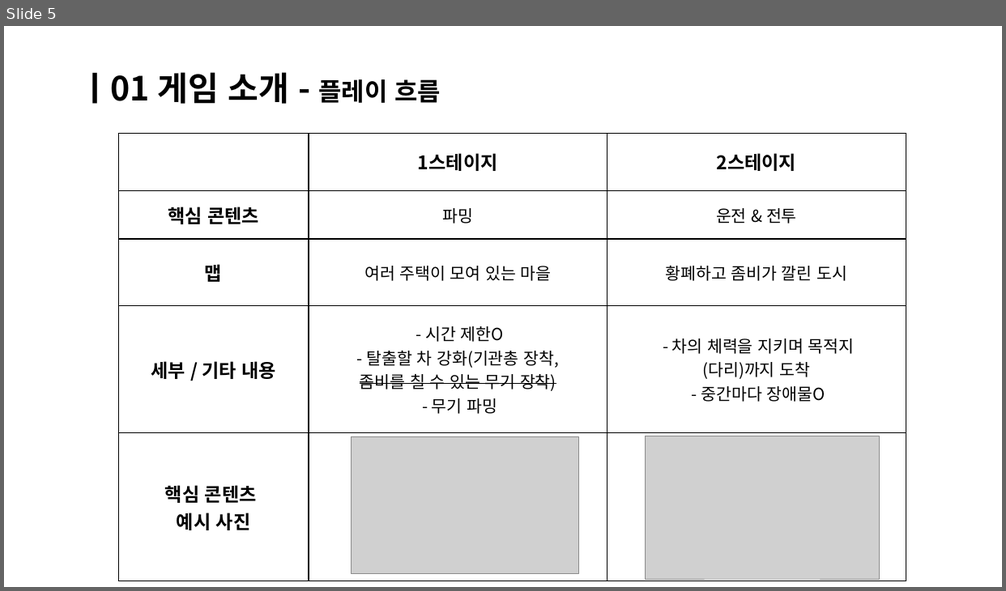
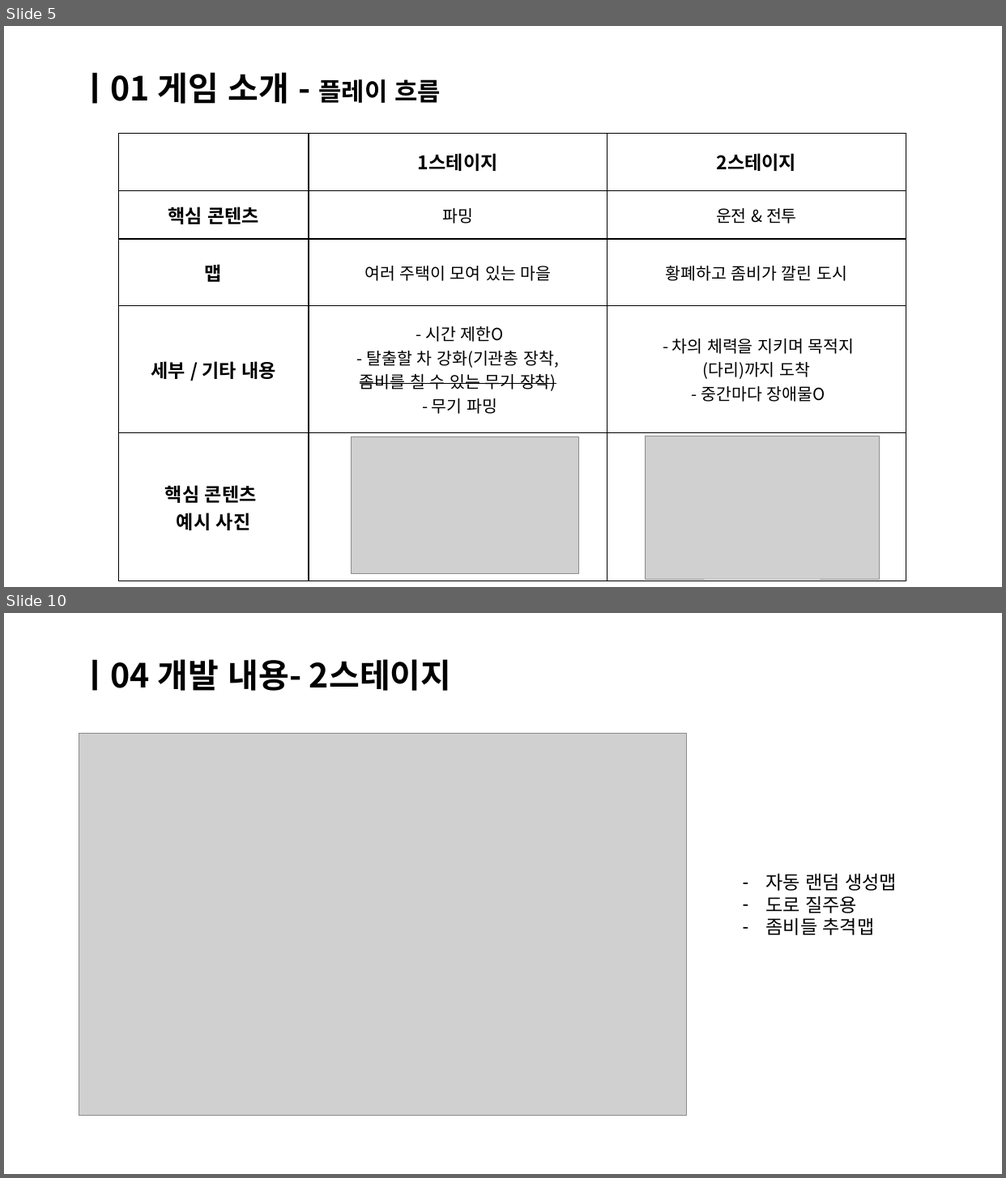
Before and after one commit to Bae-JuHwan/Meeting_Minutes, a slide deck: 제출용/감염_죽음의 도시_중간발표.pptx. Shown one above the other, each under a label of ours: slide 5 before the commit, slides 5 and 10 after it; the slides between them are not shown. The pictures are 1006x591 and 1006x1178 pixels, drawn with LibreOffice and Linux fonts; fonts in the diff are those of the drawing; grey boxes stand for pictures. Boxes give left, top, right and bottom in pixels: in the first picture for what was removed or moved away, otherwise in the second. Text is boxed around its words. In the diff, an @@ line names an element or a change of style, - is before the commit and + after.

Commit message:
서버 내용 추가

```diff
--- a/제출용/감염_죽음의 도시_중간발표.pptx
+++ b/제출용/감염_죽음의 도시_중간발표.pptx
@@ slide 10 added at [4,613,1002,1174], background #FFFFFF @@
@@ title added at [80,659,451,691], 32 pt, text #000000, bold @@
+ㅣ04 개발 내용- 2스테이지
@@ picture added at [79,733,687,1116] @@
@@ text added at [766,874,897,935], 18 pt, text #000000 @@
+– 자동 랜덤 생성맵
+– 도로 질주용
+– 좀비들 추격맵
```
Also in this commit, not shown: 3 slides changed, 8 other slides added, 4 slides removed, 2 other files.
